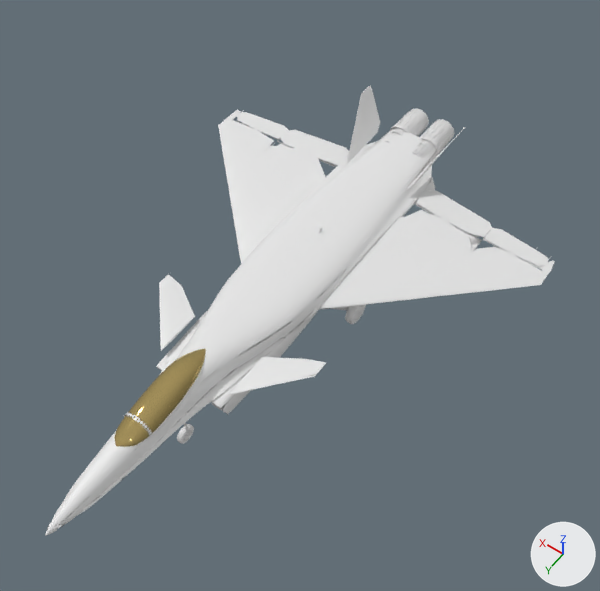
An edit to the glTF model roblox/models/j20.glb, drawn before and after from the same camera.
Camera for both pictures: a 50 mm camera at (-10.2, 13.4, 21.0) aimed at (-0.5, -0.2, -0.4). Lighting does not change. The marker at lower right points along +X, +Y and +Z. The first picture is the older version. Vertices at exactly the same position are counted once.

Objects in the first picture: 'body1', 'body2', 'canopy', 'gear_all'.
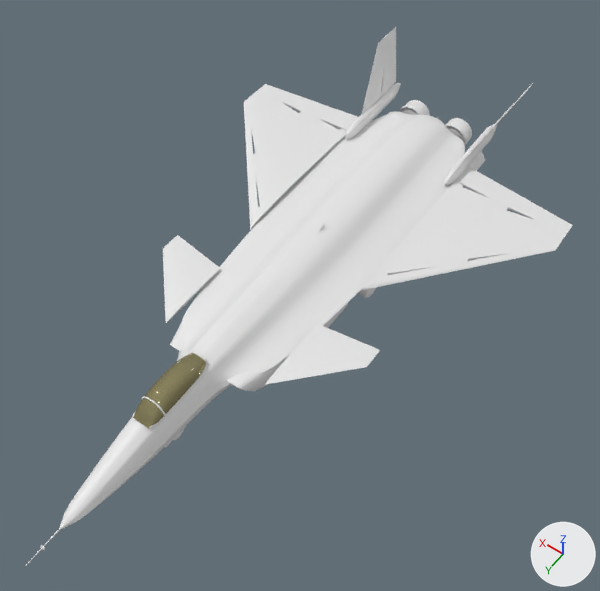
What differs and where, as boxes [x1, y1, x2, y2] in the pictures (600 x 591 px; the box of a moved part takes in the faces that stretch with it):
'body2', reshaped (12% wider)
    before: [218, 86, 555, 355]
    after: [163, 109, 542, 372]
'body1', reshaped (12% wider, 14% taller)
    before: [45, 274, 326, 536]
    after: [26, 266, 340, 565]
'body3', added
    after: [244, 27, 573, 253]
'canopy', reshaped (20% narrower, 24% shorter)
    before: [114, 348, 206, 447]
    after: [133, 353, 206, 428]
'gear_all', reshaped (mostly hidden afterwards)
    before: [177, 275, 366, 444]
    after: [165, 287, 377, 448]
part 1 of me_body1, rebuilt
    before: [45, 287, 288, 536]
    after: [59, 292, 295, 530]
part 2 of me_body1, rebuilt (not visible afterwards)
    before: [157, 311, 207, 371]
part 3 of me_body1, rebuilt (14% narrower, 23% shorter)
    before: [137, 360, 205, 445]
    after: [149, 363, 207, 428]
part 4 of me_body1, deleted (mostly hidden)
    before: [124, 321, 254, 438]
part 5 of me_body1, moved or reshaped
    before: [159, 274, 326, 414]
    after: [141, 266, 340, 420]
part 6 of me_body1, added
    after: [26, 530, 59, 565]
part 7 of me_body2, rebuilt (9% wider)
    before: [220, 129, 437, 335]
    after: [200, 150, 436, 348]
part 8 of me_body2, rebuilt (30% narrower, 61% shorter)
    before: [322, 210, 555, 309]
    after: [379, 249, 542, 287]
part 9 of me_body2, rebuilt
    before: [218, 109, 325, 263]
    after: [244, 109, 258, 217]
part 10 of me_body2, rebuilt (mostly hidden)
    before: [275, 276, 341, 355]
    after: [323, 303, 348, 328]
part 11 of me_body2, deleted
    before: [220, 86, 552, 337]
part 12 of me_body2, built on
    before: [291, 190, 549, 334]
    after: [163, 196, 537, 372]
part 13 of me_body2, built on
    before: [234, 112, 349, 167]
    after: [248, 110, 327, 230]
part 14 of me_gear_all, deleted
    before: [184, 304, 366, 440]
part 15 of me_gear_all, cut back (mostly hidden afterwards)
    before: [177, 424, 194, 444]
    after: [165, 430, 184, 448]
part 16 of me_gear_all, cut back (mostly hidden before)
    before: [331, 275, 349, 310]
    after: [360, 287, 377, 298]

Patch to the scene script:
```diff
--- a/roblox/models/j20.glb.py
+++ b/roblox/models/j20.glb.py
@@ me_body1 @@
-me_body1.from_pydata(...)  # 7515 vertices, 10722 faces; spans x -3.0..3.0, y 0.37..10.4, z -0.76..1.01
+me_body1.from_pydata(...)  # 5805 vertices, 10964 faces; spans x -3.43..3.43, y 1.61..11.2, z -1.04..1.07
+# me_body1 part 1: the loose piece of 4075 vertices spanning x -1.37..1.37, y 1.25..10.4, z -0.54..0.88 is rebuilt with 3267 vertices and now spans x -1.89..1.89, y 1.88..10.05, z -1.04..0.74
+# me_body1 part 2: the loose piece of 215 vertices spanning x 0.62..1.36, y 1.17..4.76, z -0.76..0.08 is rebuilt with 298 vertices and now spans x 0.77..1.79, y 1.65..3.9, z -0.89..0.13
+# me_body1 part 3: the loose piece of 119 vertices spanning x -0.53..-0.11, y 3.92..7.2, z 0.49..0.87 is rebuilt with 84 vertices and now spans x -0.43..-0.25, y 4.06..6.64, z 0.58..0.74
+# me_body1 part 4: 125 loose pieces with 1864 vertices, spanning x -1.3..1.28, y 1.81..6.8, z -0.74..1.01, are deleted
+# me_body1 part 5: 1 vertex moved within x -0.37, y 6.1, z 0.74; 921 vertices removed from x -3.0..3.0, y 0.37..6.74, z -0.67..0.84; 1607 vertices added at x -3.43..3.43, y 1.61..6.15, z -0.97..1.07
+# me_body1 part 6: 62 vertices added at x -0.05..0.05, y 10.03..11.2, z -0.27..-0.17
+# other edits to the shape of me_body1 do not show in these pictures
 me_body1.materials.append(mat_j20_atlas)
@@ me_body2 @@
-me_body2.from_pydata(...)  # 7434 vertices, 10723 faces; spans x -6.75..6.75, y -9.51..2.61, z -0.91..1.95
+me_body2.from_pydata(...)  # 6013 vertices, 10964 faces; spans x -6.2..6.2, y -7.14..2.03, z -1.23..0.84
+# me_body2 part 7: the loose piece of 2407 vertices spanning x -1.55..1.55, y -8.2..2.15, z -0.55..0.78 is rebuilt with 2250 vertices and now spans x -2.35..2.35, y -6.05..1.88, z -1.17..0.73
+# me_body2 part 8: the loose piece of 346 vertices spanning x -6.75..-1.6, y -6.21..0.13, z -0.24..0.18 is rebuilt with 317 vertices and now spans x -6.2..-2.6, y -6.14..-1.62, z 0.0..0.2
+# me_body2 part 9: the loose piece of 338 vertices spanning x 1.6..6.75, y -6.21..0.13, z -0.24..0.18 is rebuilt with 317 vertices and now spans x 2.6..6.2, y -6.14..-1.62, z 0.0..0.2
+# me_body2 part 10: the loose piece of 237 vertices spanning x -1.36..-0.65, y -1.5..2.61, z -0.72..0.08 is rebuilt with 680 vertices and now spans x -1.9..-0.75, y -1.0..1.87, z -1.05..0.2
+# me_body2 part 11: 165 loose pieces with 3579 vertices, spanning x -6.75..6.75, y -9.51..1.72, z -0.91..1.95, are deleted
+# me_body2 part 12: 145 vertices removed from x -6.5..-1.25, y -6.57..1.8, z -0.23..0.04; 1161 vertices added at x -6.09..4.0, y -6.33..2.03, z -0.9..0.84
+# me_body2 part 13: 139 vertices removed from x 1.6..6.5, y -6.6..-5.49, z -0.23..0.09; 600 vertices added at x 2.25..6.09, y -7.14..-1.2, z -0.32..0.26
+# other edits to the shape of me_body2 do not show in these pictures
 me_body2.materials.append(mat_j20_atlas)
@@ me_gear_all @@
-me_gear_all.from_pydata(...)  # 944 vertices, 1258 faces; spans x -1.92..1.92, y -2.42..5.58, z -2.71..0.15
+me_gear_all.from_pydata(...)  # 1300 vertices, 2400 faces; spans x -1.83..1.83, y -3.5..6.25, z -2.15..-0.57
+# me_gear_all part 14: 44 loose pieces with 689 vertices, spanning x -1.92..1.92, y -2.28..5.58, z -2.5..0.08, are deleted
+# me_gear_all part 15: 2 vertices moved within x 0.06..0.1, y 5.11..5.27, z -2.11..-1.92; 157 vertices removed from x -0.1..0.1, y 4.88..5.52, z -2.5..-1.86; 398 vertices added at x -0.25..0.27, y 4.95..6.25, z -2.15..-0.72
+# me_gear_all part 16: 48 vertices removed from x -1.66..-0.89, y -2.42..-1.05, z -2.68..0.15; 392 vertices added at x -1.8..-0.98, y -3.5..-2.0, z -2.15..-0.57
+# other edits to the shape of me_gear_all do not show in these pictures
 me_gear_all.materials.append(mat_j20_atlas)
@@ me_canopy @@
-me_canopy.from_pydata(...)  # 782 vertices, 1466 faces; spans x -0.51..0.51, y 3.8..7.6, z 0.47..1.22
+me_canopy.from_pydata(...)  # 1102 vertices, 2072 faces; spans x -0.44..0.44, y 4.05..6.65, z 0.59..1.17
+# me_canopy part 17: 781 vertices removed from x -0.51..0.51, y 3.8..7.6, z 0.47..1.22; 1101 vertices added at x -0.44..0.44, y 4.05..6.65, z 0.59..1.17
 me_canopy.materials.append(mat_j20_glass)
@@ ob_body3 @@
+ob_body3 = bpy.data.objects.new('body3', me_body3)  # 6096 vertices, 10964 faces; spans x -6.57..6.57, y -11.3..-5.04, z -1.31..2.2; in mat_j20_atlas (its picture is missing)
+ob_body3.location = (0.0, 0.0, 0.0)
```
